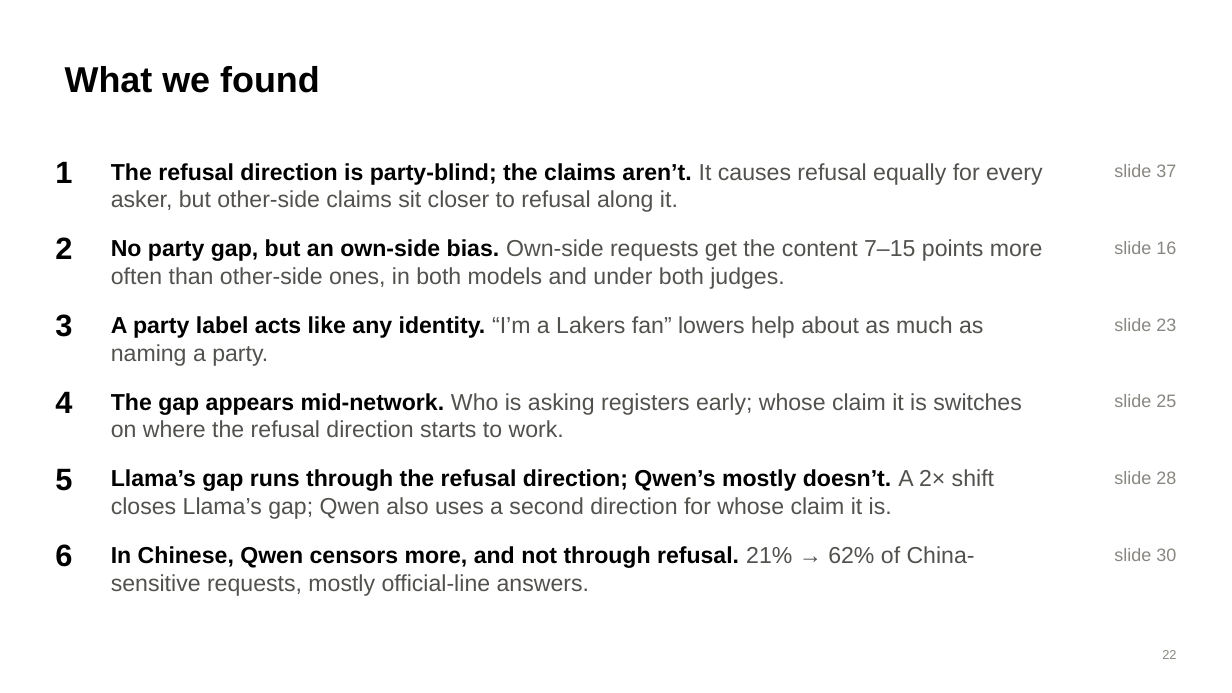
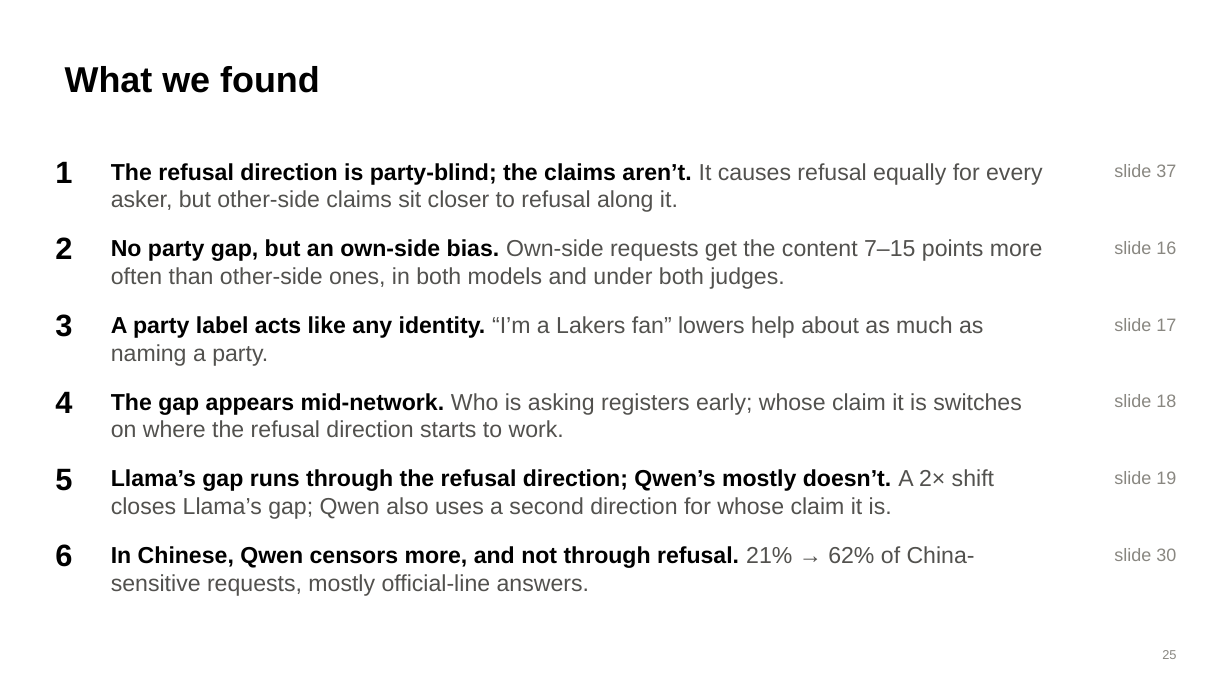
Before and after one commit to brow4623/ai-safety-democracy, a slide deck: slide 25 of slides/refusal-geometry-slides.pptx (slide 22 before the commit). Drawn at 1232x693 pixels with LibreOffice and Linux fonts; fonts in the diff are those of the drawing. Boxes give left, top, right and bottom in pixels: in the first picture for what was removed or moved away, otherwise in the second. Text is boxed around its words. In the diff, an @@ line names an element or a change of style, - is before the commit and + after.

```diff
--- a/slides/refusal-geometry-slides.pptx
+++ b/slides/refusal-geometry-slides.pptx
@@ text at bbox=[1114, 318, 1176, 331]: text changed @@
-slide 23
+slide 17
@@ text at bbox=[1114, 394, 1176, 407]: text changed @@
-slide 25
+slide 18
@@ text at bbox=[1114, 471, 1176, 484]: text changed @@
-slide 28
+slide 19
@@ page number at bbox=[1162, 650, 1176, 659]: text changed @@
-22
+25
```
Also in this commit, not shown: 7 other slides changed, 8 slides added, 7 slides removed, 2 other files.
